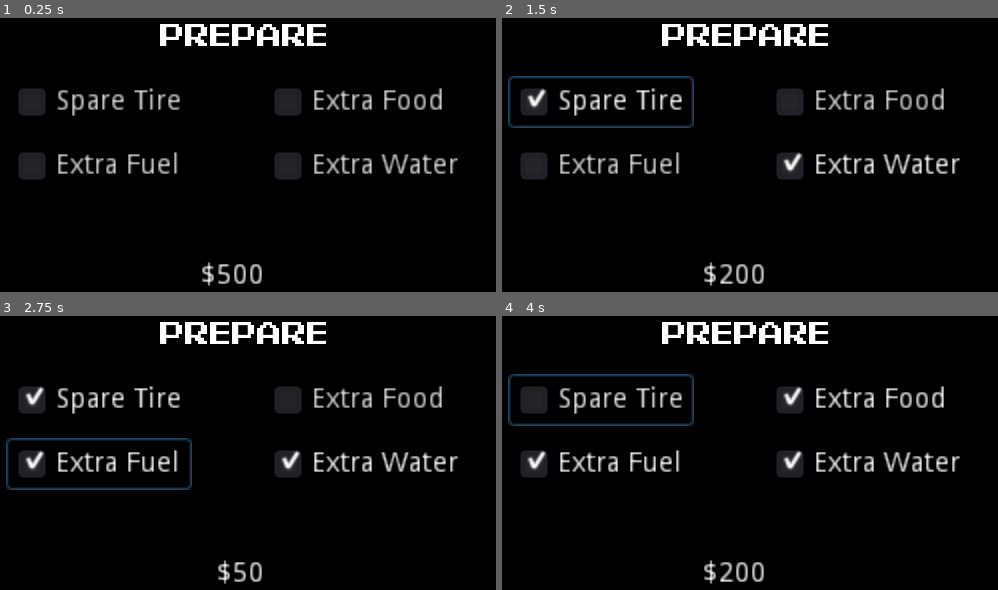
Above: before the commit, frames 1-4 (two rows, left to right).
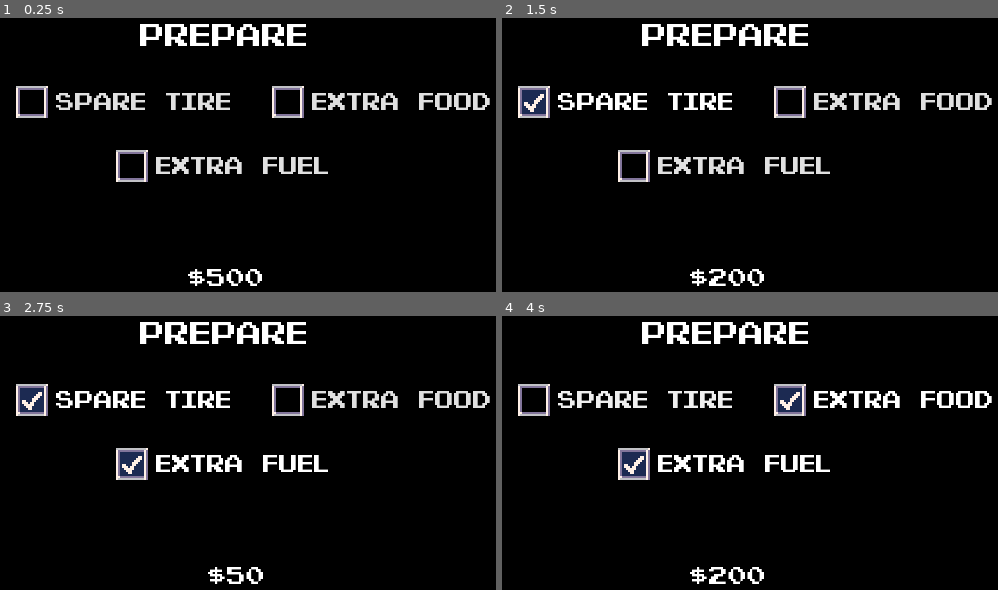
Above: after the commit, the same moments.

Repository: youssefevan/global-game-jam-2023
Game: Godot game, scene res://Scenes/Preparation.tscn
Two runs of this game, one before a commit and one after it. Both use one fixed random seed, a clock stepped at 60 frames per second and the inputs below. This scene is started directly instead of the project's main scene.
Inputs (mouse positions are in pixels of both pictures, inside the frame that each line leads up to):
- Up to frame 1 (0.25 s): no input
- Up to frame 2 (1.5 s): click (869, 165) at 0.5 s, where only the run before the commit has a clickable "Extra Water"; click "Spare Tire" at 1.25 s
- Up to frame 3 (2.75 s): click "Extra Fuel" at 2 s
- Up to frame 4 (4 s): click "Extra Food" at 2.75 s; click "Spare Tire" at 3.5 s

The runs differ from the first frame. In frame 1, 11% of the frame differs, in the area x 3-99%, y 2-98%; in frame 2, 12%; in frame 3, 12%; in frame 4, 12%, in the area x 1-99%, y 2-98%.

Commit message:
redesign preparation

Diff:
--- a/Global Game Jam 2023/Scenes/Preparation.tscn
+++ b/Global Game Jam 2023/Scenes/Preparation.tscn
@@ -1,11 +1,20 @@
-[gd_scene load_steps=5 format=2]
+[gd_scene load_steps=10 format=2]
 
 [ext_resource path="res://Scripts/preparation.gd" type="Script" id=1]
 [ext_resource path="res://Scripts/money_remaining.gd" type="Script" id=2]
 [ext_resource path="res://Sprites/Fonts/PixelEmulator-xq08.ttf" type="DynamicFontData" id=3]
+[ext_resource path="res://Sprites/Themes/checktheme.tres" type="Theme" id=4]
 
 [sub_resource type="DynamicFont" id=1]
 font_data = ExtResource( 3 )
+
+[sub_resource type="StyleBoxEmpty" id=3]
+
+[sub_resource type="StyleBoxEmpty" id=2]
+
+[sub_resource type="StyleBoxEmpty" id=4]
+
+[sub_resource type="StyleBoxEmpty" id=5]
 
 [node name="Preparation" type="Node2D"]
 script = ExtResource( 1 )
@@ -19,10 +28,10 @@
 }
 
 [node name="Title" type="Label" parent="."]
-margin_left = 128.0
+margin_left = 117.0
 margin_top = 20.0
-margin_right = 192.0
-margin_bottom = 34.0
+margin_right = 204.0
+margin_bottom = 40.0
 custom_fonts/font = SubResource( 1 )
 text = "Prepare"
 align = 1
@@ -32,6 +41,8 @@
 margin_top = 52.0
 margin_right = 143.0
 margin_bottom = 76.0
+theme = ExtResource( 4 )
+custom_styles/focus = SubResource( 3 )
 text = "Spare Tire"
 
 [node name="MoneyRemaining" type="Label" parent="."]
@@ -39,14 +50,17 @@
 margin_top = 144.0
 margin_right = 180.0
 margin_bottom = 158.0
+theme = ExtResource( 4 )
 align = 2
 script = ExtResource( 2 )
 
 [node name="FuelBox" type="CheckBox" parent="."]
-margin_left = 52.0
+margin_left = 102.0
 margin_top = 84.0
-margin_right = 143.0
+margin_right = 218.0
 margin_bottom = 108.0
+theme = ExtResource( 4 )
+custom_styles/focus = SubResource( 2 )
 text = "Extra Fuel"
 
 [node name="FoodBox" type="CheckBox" parent="."]
@@ -54,16 +68,24 @@
 margin_top = 52.0
 margin_right = 274.0
 margin_bottom = 76.0
+theme = ExtResource( 4 )
+custom_styles/focus = SubResource( 4 )
 text = "Extra Food"
 
-[node name="WaterBox" type="CheckBox" parent="."]
+[node name="CarInsBox" type="CheckBox" parent="."]
+visible = false
 margin_left = 180.0
 margin_top = 84.0
 margin_right = 281.0
 margin_bottom = 108.0
-text = "Extra Water"
+theme = ExtResource( 4 )
+custom_styles/focus = SubResource( 5 )
+__meta__ = {
+"_edit_group_": true,
+"_edit_lock_": true
+}
 
 [connection signal="toggled" from="TireBox" to="." method="_on_TireBox_toggled"]
 [connection signal="toggled" from="FuelBox" to="." method="_on_FuelBox_toggled"]
 [connection signal="toggled" from="FoodBox" to="." method="_on_FoodBox_toggled"]
-[connection signal="toggled" from="WaterBox" to="." method="_on_WaterBox_toggled"]
+[connection signal="toggled" from="CarInsBox" to="." method="_on_WaterBox_toggled"]
--- /dev/null
+++ b/Global Game Jam 2023/Sprites/Themes/checktheme.tres
@@ -0,0 +1,14 @@
+[gd_resource type="Theme" load_steps=5 format=2]
+
+[ext_resource path="res://Sprites/window2check.png" type="Texture" id=1]
+[ext_resource path="res://Sprites/window2checkACTIVE.png" type="Texture" id=2]
+[ext_resource path="res://Sprites/Fonts/PixelEmulator-xq08.ttf" type="DynamicFontData" id=3]
+
+[sub_resource type="DynamicFont" id=1]
+size = 12
+font_data = ExtResource( 3 )
+
+[resource]
+default_font = SubResource( 1 )
+CheckBox/icons/checked = ExtResource( 2 )
+CheckBox/icons/unchecked = ExtResource( 1 )
Binary file added: Global Game Jam 2023/Sprites/window2check.png
Not shown, added: Global Game Jam 2023/Sprites/window2check.png.import
Binary file added: Global Game Jam 2023/Sprites/window2checkACTIVE.png
Not shown, added: Global Game Jam 2023/Sprites/window2checkACTIVE.png.import
